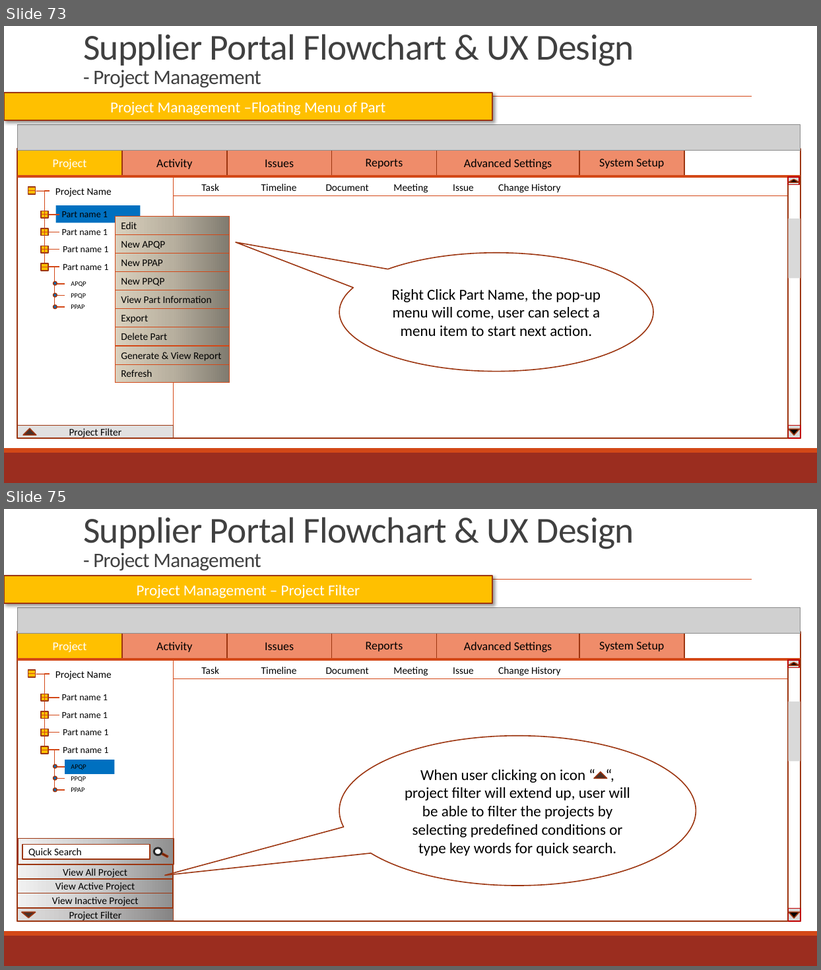
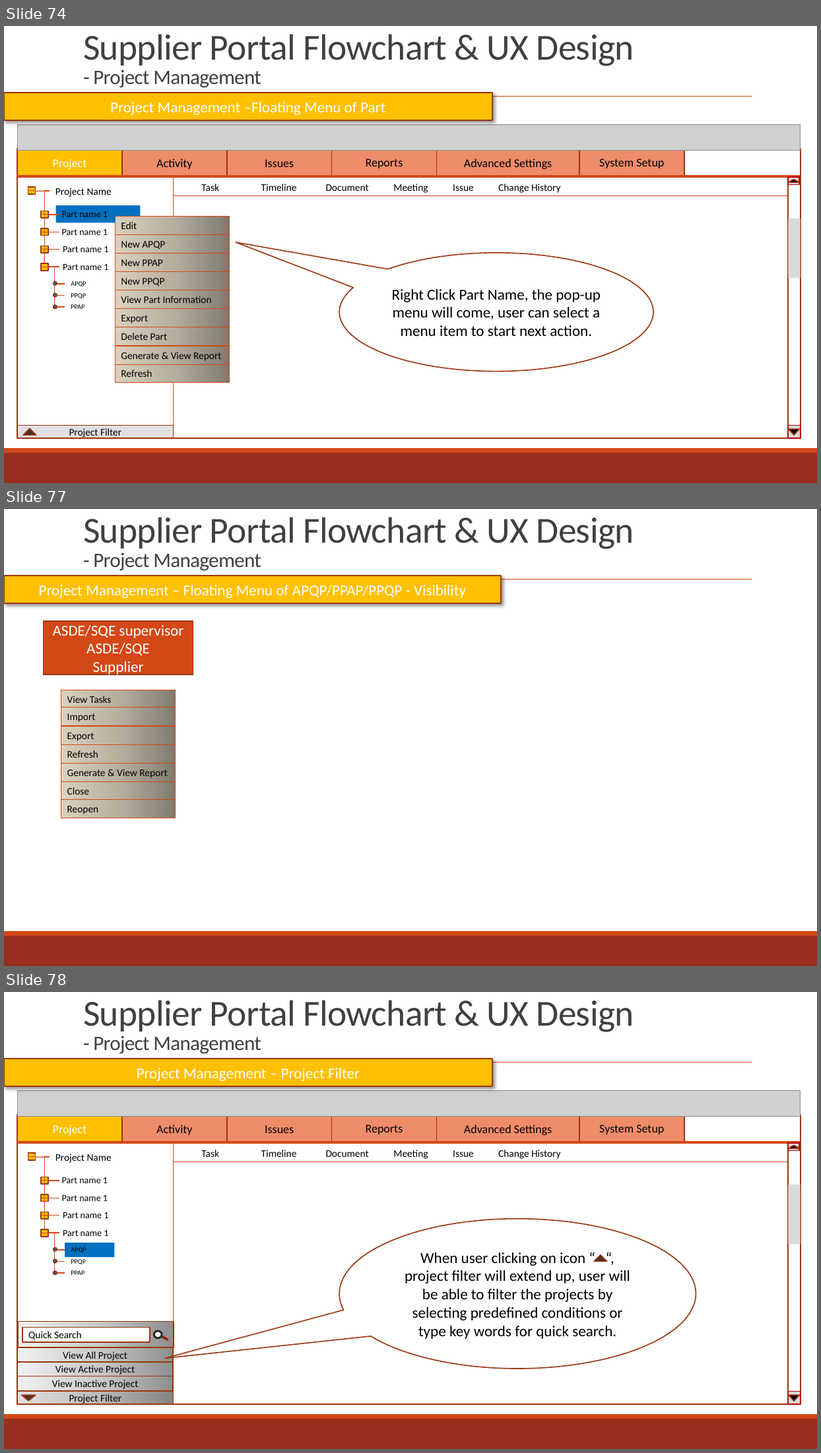
Before and after one commit to zyw9963/YFVE-supplier-portal, a slide deck: projects/YanFeng/02 System Design/User Stories/Flowcharts/Supplier FlowCharts & UX.pptx. Shown one above the other, each under a label of ours: slides 73 and 75 before the commit, slides 74, 77 and 78 after it; the slides between them are not shown. The pictures are 821x970 and 821x1453 pixels, drawn with LibreOffice and Linux fonts; fonts in the diff are those of the drawing; grey boxes stand for pictures. Boxes give left, top, right and bottom in pixels: in the first picture for what was removed or moved away, otherwise in the second. Text is boxed around its words. In the diff, an @@ line names an element or a change of style, - is before the commit and + after.

```diff
--- a/projects/YanFeng/02 System Design/User Stories/Flowcharts/Supplier FlowCharts & UX.pptx
+++ b/projects/YanFeng/02 System Design/User Stories/Flowcharts/Supplier FlowCharts & UX.pptx
@@ slide 77 added at (x1=4, y1=509, x2=817, y2=966), background #FFFFFF; not listed: 4 template elements that a slide beside it also shows @@
@@ title added at (x1=83, y1=517, x2=634, y2=571), 43.2 pt, text #404040 @@
+Supplier Portal Flowchart & UX Design
+- Project Management
@@ rectangle added at (x1=4, y1=576, x2=501, y2=603), fill #FFC000, outline #9C3511 1.25 pt, 18 pt, text #FFFFFF @@
+Project Management – Floating Menu of APQP/PPAP/PPQP - Visibility
@@ rectangle added at (x1=43, y1=621, x2=193, y2=675), fill #D34817, outline #9C3511 1.25 pt, 18 pt, text #FFFFFF @@
+ASDE/SQE supervisor
+ASDE/SQE
+Supplier
@@ group added at (x1=61, y1=690, x2=176, y2=819): 7 rectangles @@
+View Tasks
+Export
+Refresh
+Close
+Generate & View Report
+Import
+Reopen
@@ what was slide 73 is now slide 74 @@
@@ what was slide 75 is now slide 78 @@
```
Also in this commit, not shown: 35 slides changed, 11 other slides added, 2 other files.
